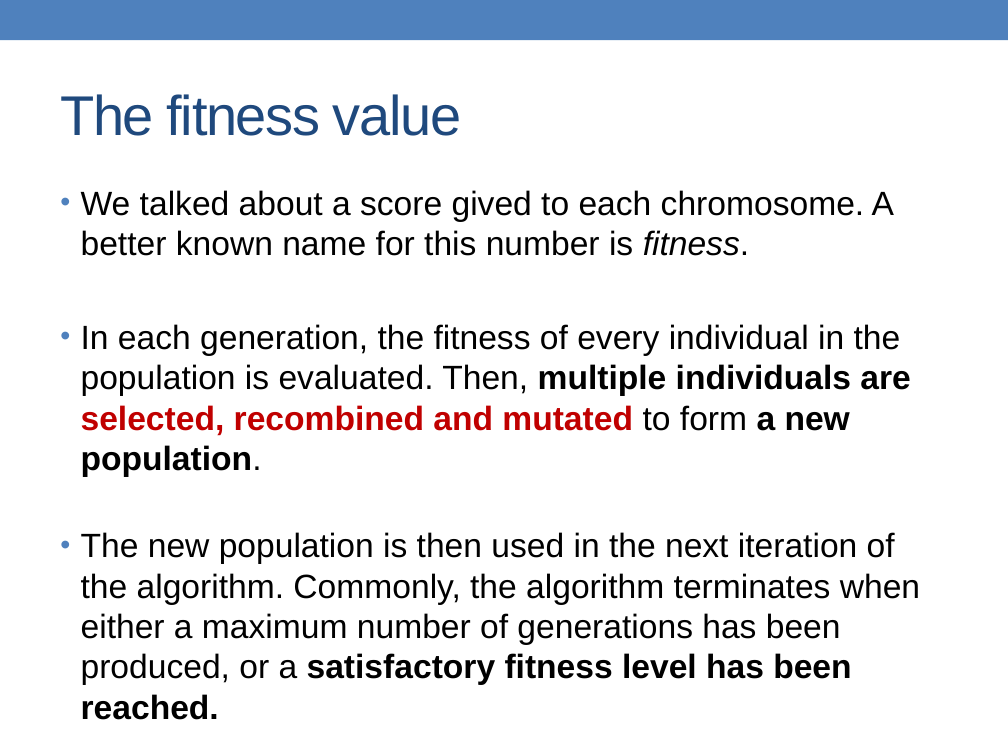
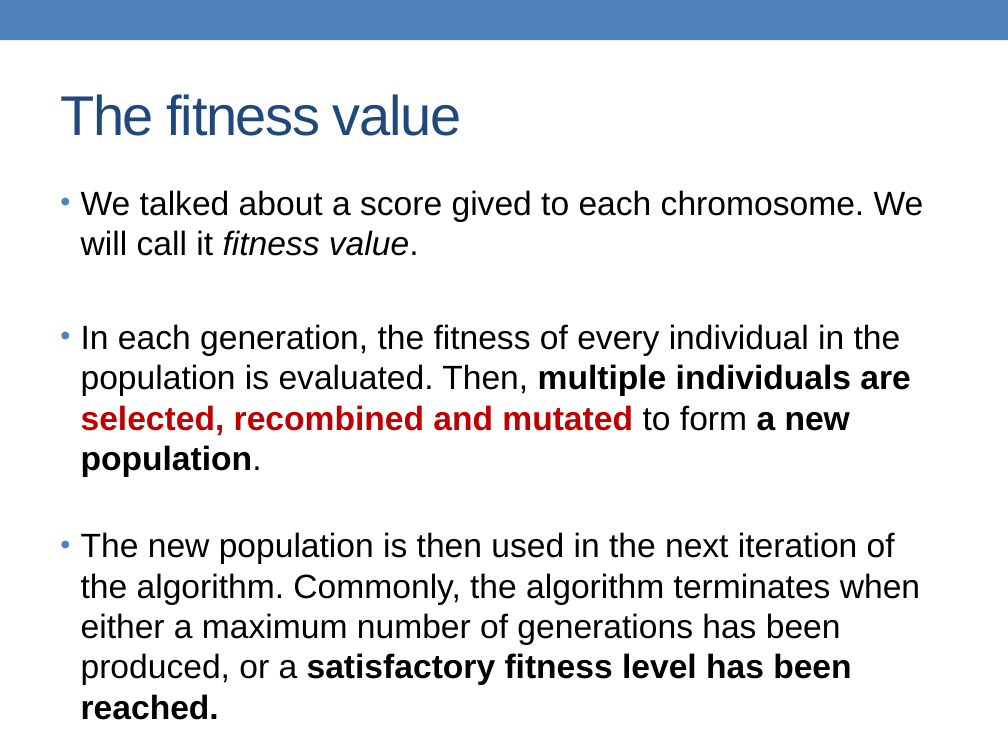
Before and after one commit to alessandrofrancesconi/carwin, a slide deck: slide 20 of presentation.pptx. Drawn at 1008x756 pixels with LibreOffice and Linux fonts; fonts in the diff are those of the drawing. Boxes give left, top, right and bottom in pixels: in the first picture for what was removed or moved away, otherwise in the second. Text is boxed around its words. In the diff, an @@ line names an element or a change of style, - is before the commit and + after.

```diff
--- a/presentation.pptx
+++ b/presentation.pptx
@@ text at <box>81,190,924,256</box>: text changed @@
-• We talked about a score gived to each chromosome. A better known name for this number is fitness.
+• We talked about a score gived to each chromosome. We will call it fitness value.
```
Also in this commit, not shown: 2 other slides changed, 12 other files.
